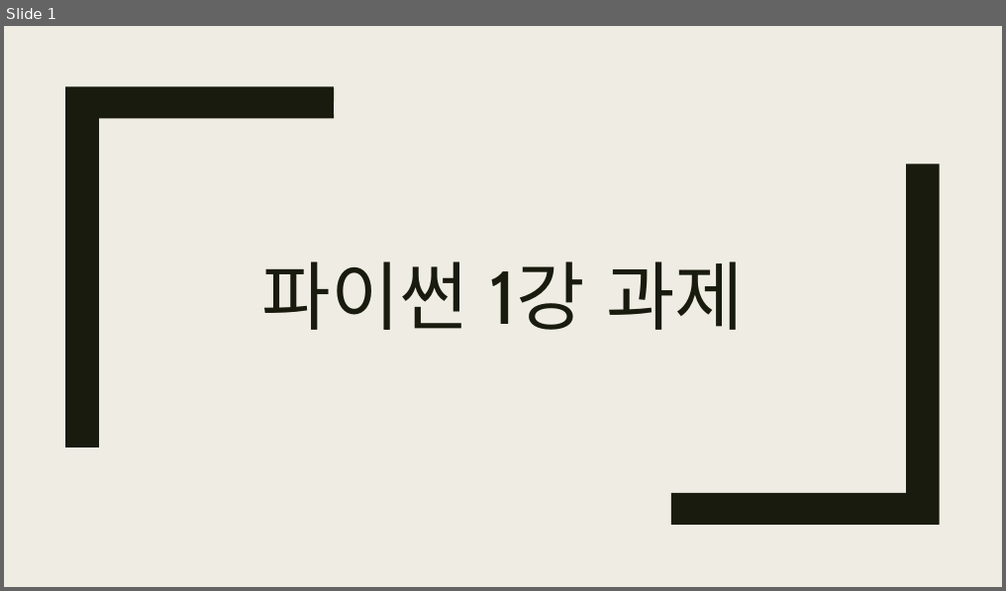
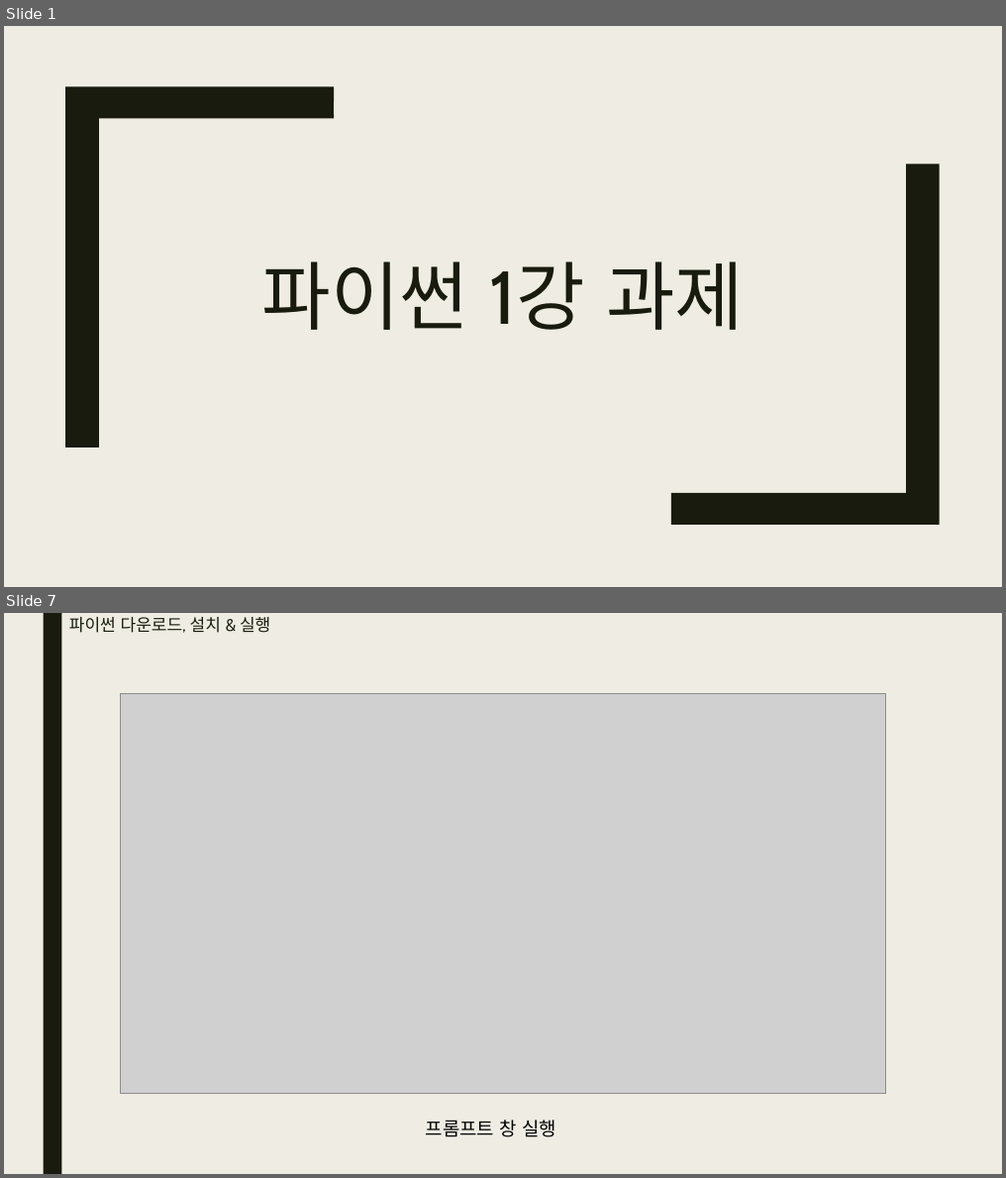
Before and after one commit to bino0130/politec-python, a slide deck: 파이썬 과제/1강/파이썬 1강 과제 남정현.pptx. Shown one above the other, each under a label of ours: slide 1 before the commit, slides 1 and 7 after it; the slides between them are not shown. The pictures are 1006x591 and 1006x1178 pixels, drawn with LibreOffice and Linux fonts; fonts in the diff are those of the drawing; grey boxes stand for pictures. Boxes give left, top, right and bottom in pixels: in the first picture for what was removed or moved away, otherwise in the second. Text is boxed around its words. In the diff, an @@ line names an element or a change of style, - is before the commit and + after.

```diff
--- a/파이썬 과제/1강/파이썬 1강 과제 남정현.pptx
+++ b/파이썬 과제/1강/파이썬 1강 과제 남정현.pptx
@@ slide 7 added at bbox=[4, 613, 1002, 1174], background #EFEDE3 @@
@@ rectangle added at bbox=[43, 613, 61, 1174], fill #191B0E @@
@@ title added at bbox=[69, 617, 270, 633], 16.2 pt, text #191B0E @@
+파이썬 다운로드, 설치 & 실행
@@ picture added at bbox=[121, 693, 886, 1093] @@
@@ text added at bbox=[426, 1120, 556, 1138], 18 pt, text #000000 @@
+프롬프트 창 실행
```
Also in this commit, not shown: 8 slides changed, 5 other slides added.
